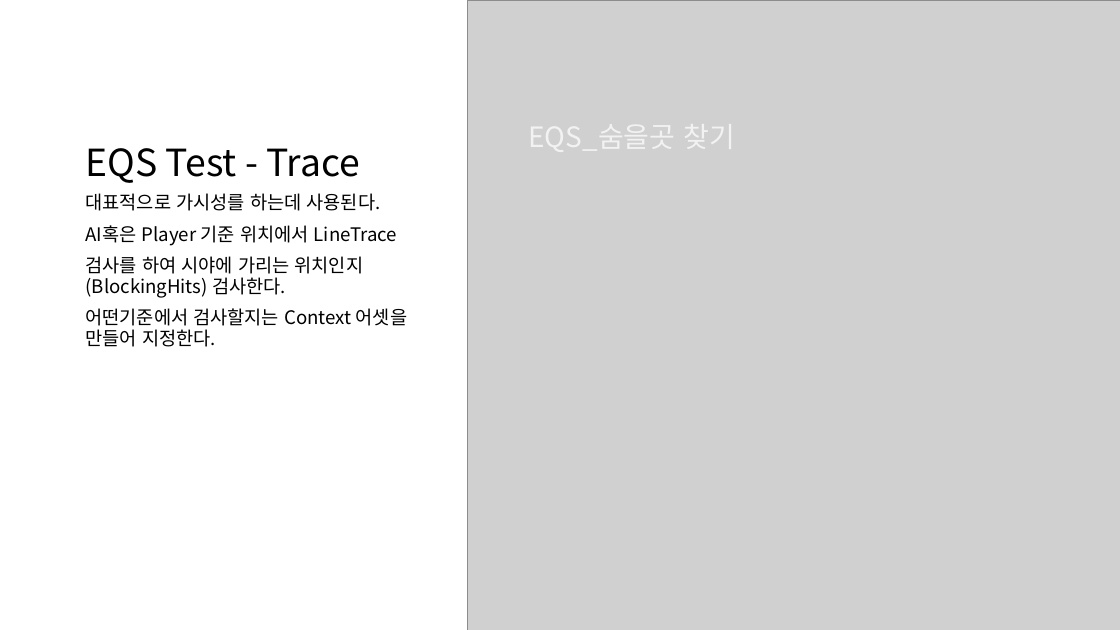
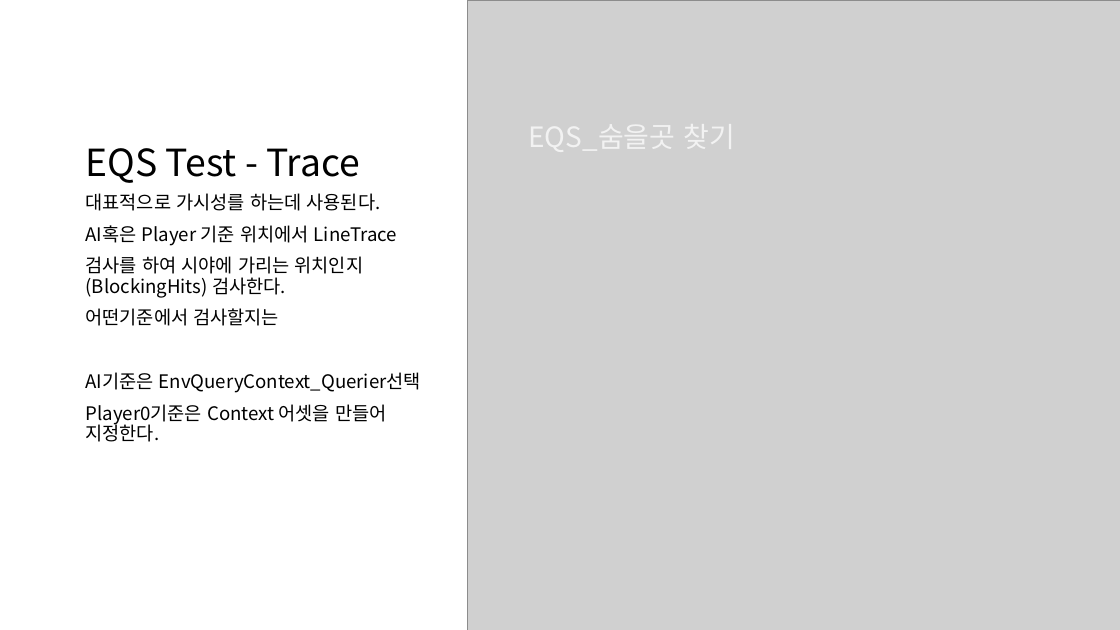
Before and after one commit to ldw9981/UE4_Blueprint, a slide deck: slide 38 of Day04/AI.pptx. Drawn at 1120x630 pixels with LibreOffice and Linux fonts; fonts in the diff are those of the drawing; grey boxes stand for pictures. Boxes give left, top, right and bottom in pixels: in the first picture for what was removed or moved away, otherwise in the second. Text is boxed around its words. In the diff, an @@ line names an element or a change of style, - is before the commit and + after.

```diff
--- a/Day04/AI.pptx
+++ b/Day04/AI.pptx
@@ text at (86, 308, 421, 442): text changed @@
-어떤기준에서 검사할지는 Context 어셋을 만들어 지정한다.
+어떤기준에서 검사할지는
+AI기준은 EnvQueryContext_Querier선택
+Player0기준은 Context 어셋을 만들어 지정한다.
```
Also in this commit, not shown: 3 other slides changed.
